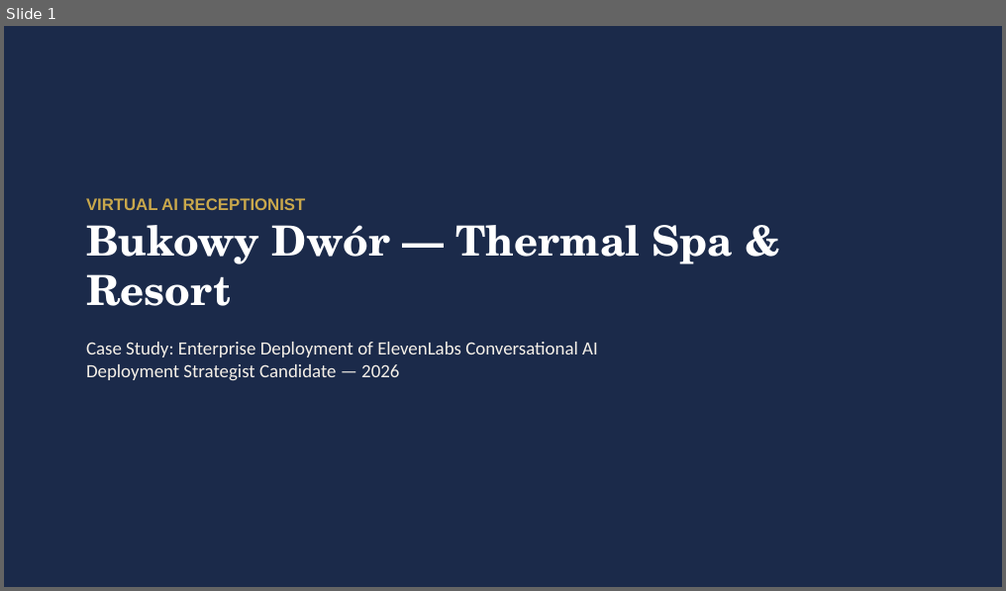
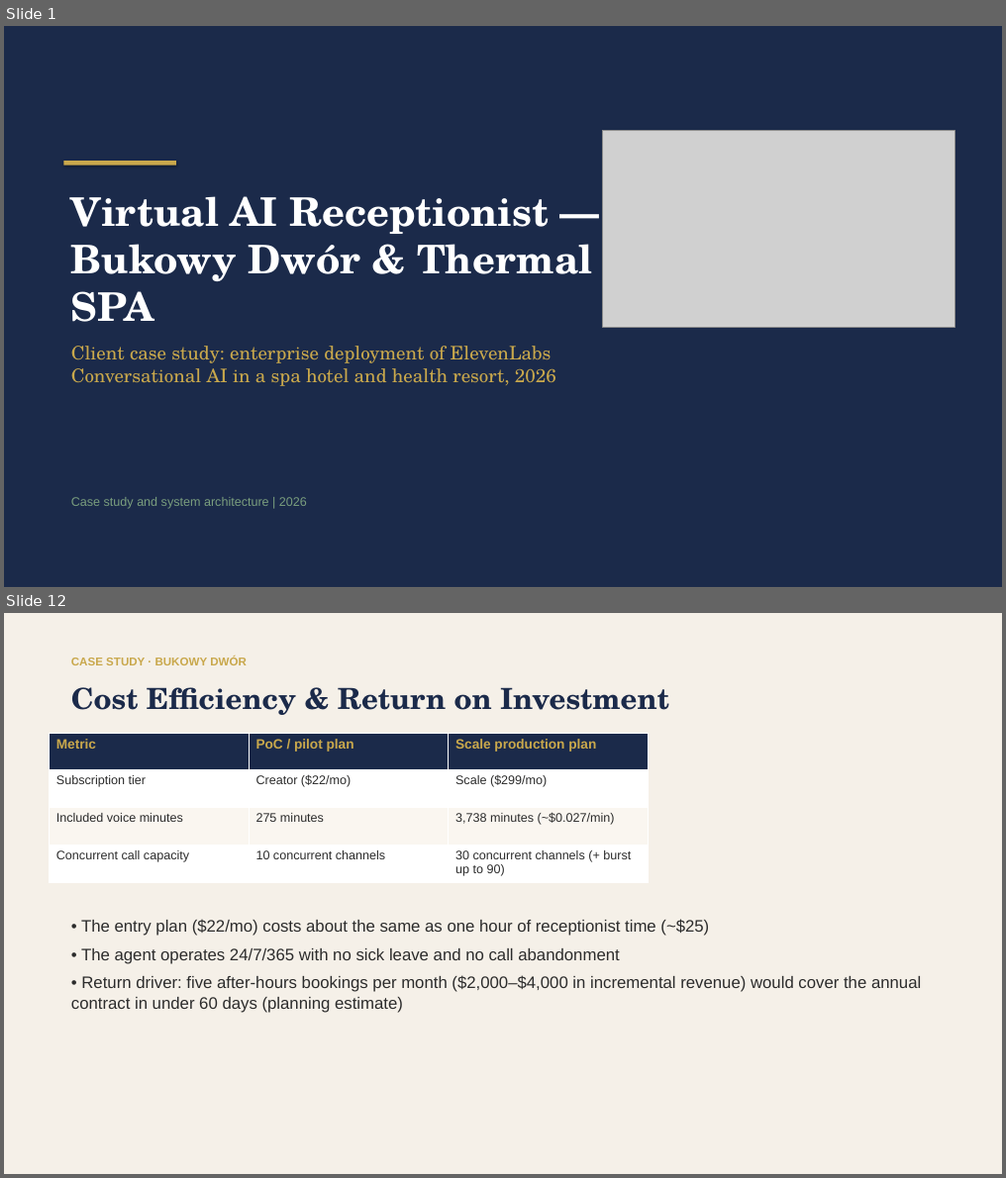
Before and after one commit to kpulka/Elevenlabs_SpaHotel_PoC, a slide deck: presentation/Bukowy_Dwor_Case_Study.pptx. Shown one above the other, each under a label of ours: slide 1 before the commit, slides 1 and 12 after it; the slides between them are not shown. The pictures are 1006x591 and 1006x1178 pixels, drawn with LibreOffice and Linux fonts; fonts in the diff are those of the drawing; grey boxes stand for pictures. Boxes give left, top, right and bottom in pixels: in the first picture for what was removed or moved away, otherwise in the second. Text is boxed around its words. In the diff, an @@ line names an element or a change of style, - is before the commit and + after.

```diff
--- a/presentation/Bukowy_Dwor_Case_Study.pptx
+++ b/presentation/Bukowy_Dwor_Case_Study.pptx
@@ slide 12 added at [4,613,1002,1174], background #FFFFFF @@
@@ rectangle added at [4,613,1002,1174], fill #F5F0E8 @@
@@ text added at [71,657,247,665], 11 pt, text #C9A84C, bold @@
+CASE STUDY · BUKOWY DWÓR
@@ text added at [71,687,669,715], 28 pt, text #1B2A4A, bold @@
+Cost Efficiency & Return on Investment
@@ table added at [49,733,648,882], 4 rows, 3 columns @@
+Metric | PoC / pilot plan | Scale production plan
+Subscription tier | Creator ($22/mo) | Scale ($299/mo)
+Included voice minutes | 275 minutes | 3,738 minutes (~$0.027/min)
+Concurrent call capacity | 10 concurrent channels | 30 concurrent channels (+ burst up to 90)
@@ text added at [71,919,921,1013], 16 pt, text #2C2C2C @@
+• The entry plan ($22/mo) costs about the same as one hour of receptionist time (~$25)
+• The agent operates 24/7/365 with no sick leave and no call abandonment
+• Return driver: five after-hours bookings per month ($2,000–$4,000 in incremental revenue) would cover the annual contract in under 60 days (planning estimate)
@@ slide 1 changed as well @@
@@ picture added at [603,131,954,327] @@
@@ rectangle added at [63,161,176,166], fill #C9A84C @@
@@ text at [71,196,592,386]: text changed; font Calibri to TeX Gyre Schola; text colour #F5F0E8 to #C9A84C @@
-VIRTUAL AI RECEPTIONIST
-Bukowy Dwór — Thermal Spa & Resort
-Case Study: Enterprise Deployment of ElevenLabs Conversational AI
-Deployment Strategist Candidate — 2026
+Virtual AI Receptionist — Bukowy Dwór & Thermal SPA
+Client case study: enterprise deployment of ElevenLabs Conversational AI in a spa hotel and health resort, 2026
@@ text added at [71,497,307,509], 12 pt, text #7A9E7E @@
+Case study and system architecture | 2026
```
Also in this commit, not shown: 7 other slides changed, 5 other slides added, 6 slides removed, 11 other files.
